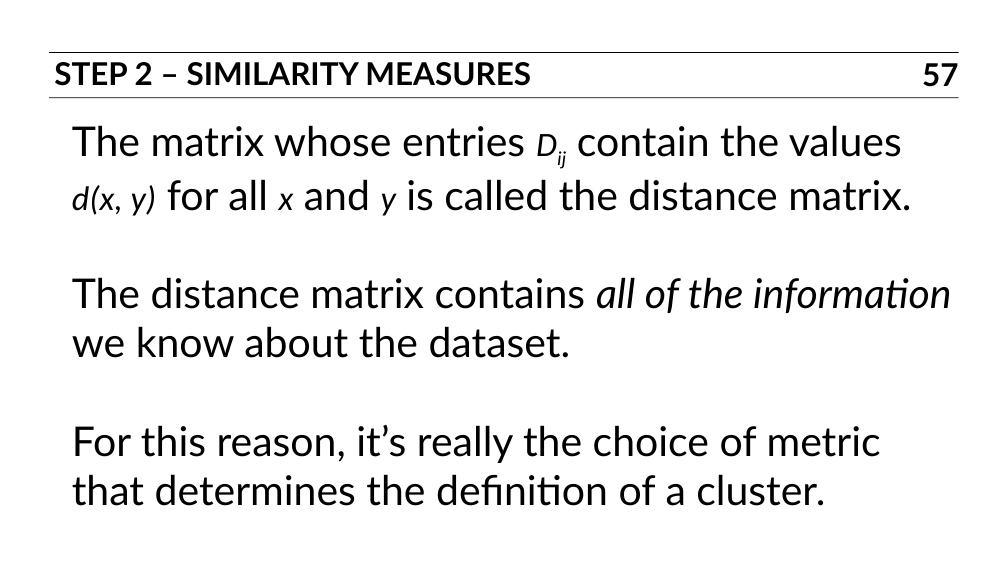
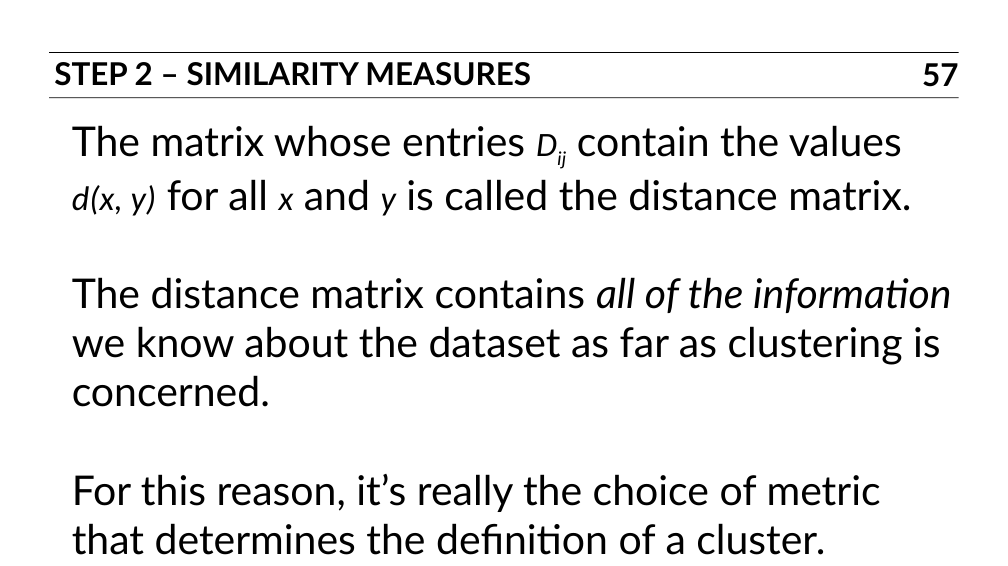
Before and after one commit to ajschumacher/gadsdc, a slide deck: slide 57 of 18-clustering/slides.pptx. Drawn at 1008x566 pixels with LibreOffice and Linux fonts; fonts in the diff are those of the drawing. Boxes give left, top, right and bottom in pixels: in the first picture for what was removed or moved away, otherwise in the second. Text is boxed around its words. In the diff, an @@ line names an element or a change of style, - is before the commit and + after.

Commit message:
clustering slides

```diff
--- a/18-clustering/slides.pptx
+++ b/18-clustering/slides.pptx
@@ text at bbox=[72, 277, 951, 407]: text changed @@
-The distance matrix contains all of the information we know about the dataset.
+The distance matrix contains all of the information we know about the dataset as far as clustering is concerned.
```
Also in this commit, not shown: 7 other slides changed, 1 other file.
